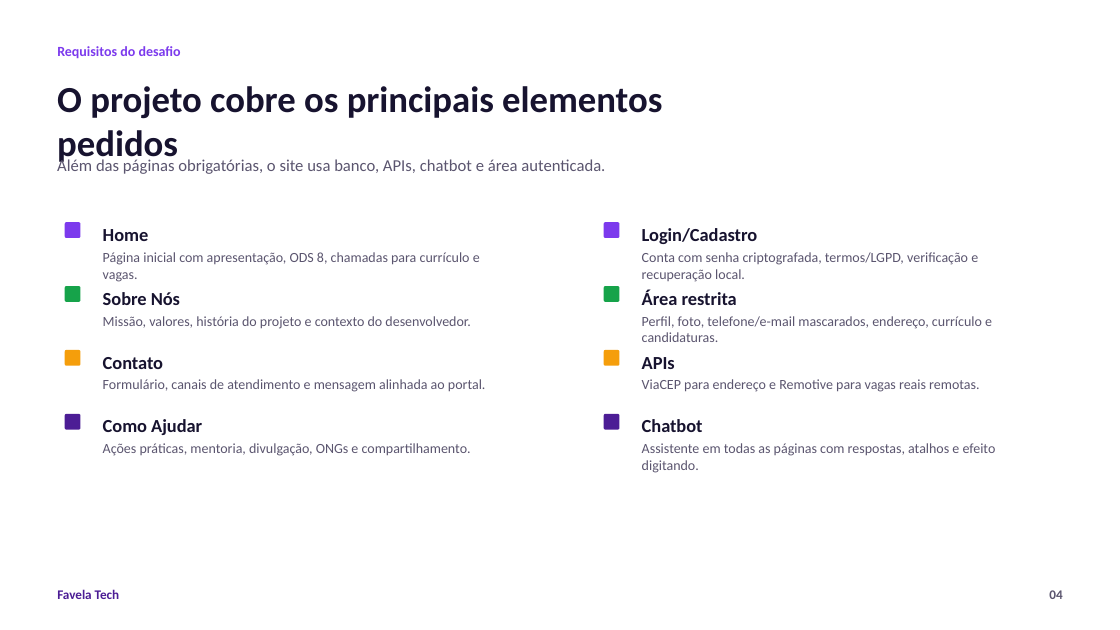
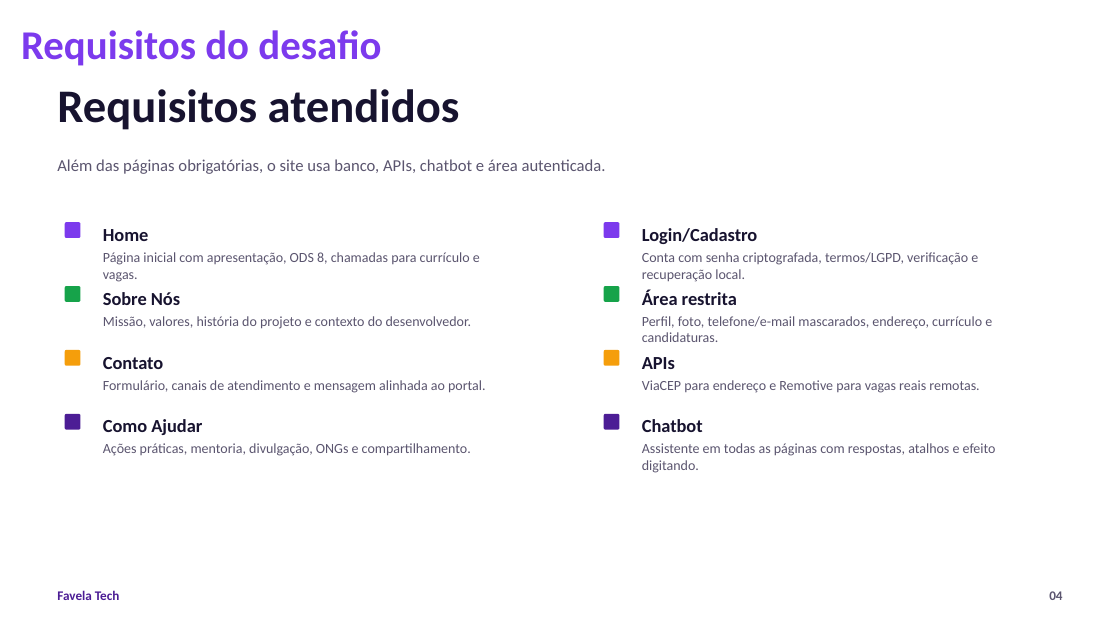
Before and after one commit to victor-hugor-log/Projeto-Final, a slide deck: slide 4 of pitch/favela-tech-apresentacao.pptx. Drawn at 1120x630 pixels with LibreOffice and Linux fonts; fonts in the diff are those of the drawing. Boxes give left, top, right and bottom in pixels: in the first picture for what was removed or moved away, otherwise in the second. Text is boxed around its words. In the diff, an @@ line names an element or a change of style, - is before the commit and + after.

```diff
--- a/pitch/favela-tech-apresentacao.pptx
+++ b/pitch/favela-tech-apresentacao.pptx
@@ text "Requisitos do desafio": place and size @@
-text "Requisitos do desafio" at <box>57,46,181,59</box>
+text "Requisitos do desafio" at <box>21,30,381,66</box>
@@ text "Requisitos do desafio" at <box>21,30,381,66</box>: size 12 to 35 pt @@
@@ text at <box>57,89,460,130</box>: text changed; size 31.5 to 40 pt @@
-O projeto cobre os principais elementos pedidos
+Requisitos atendidos
```
Also in this commit, not shown: 6 other slides changed, 2 slides added, 5 slides removed, 17 other files.
